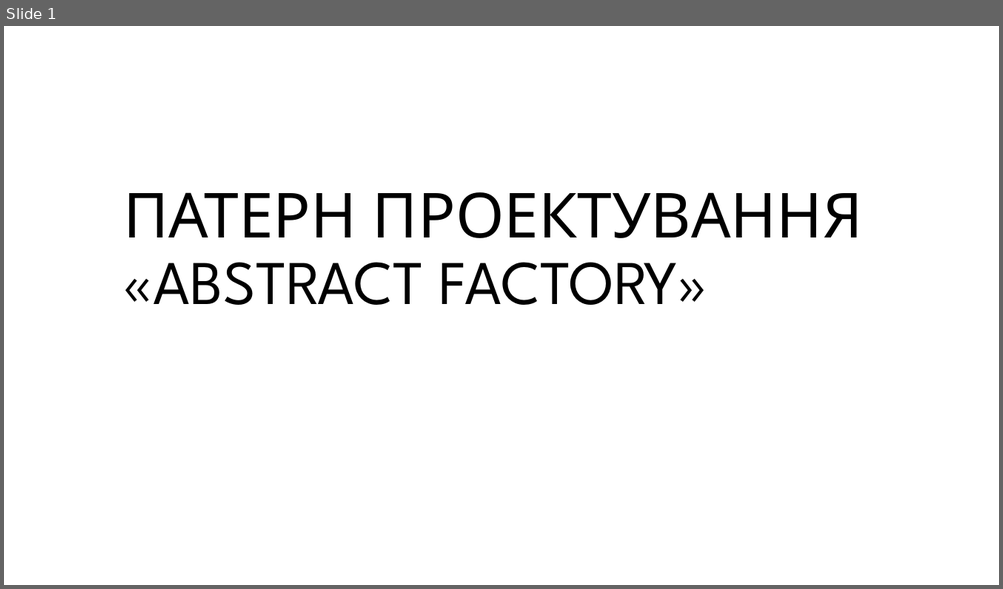
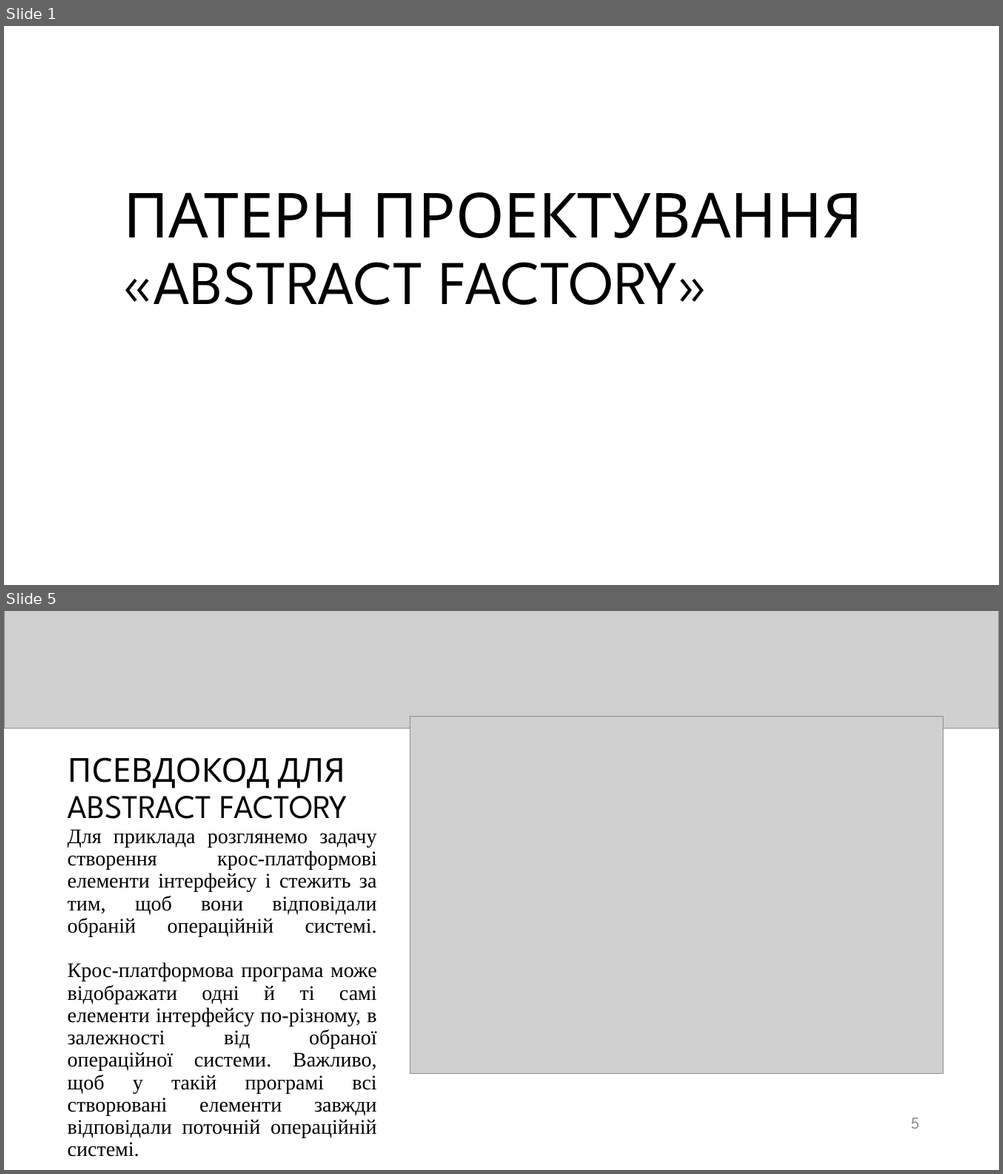
Before and after one commit to erdoganishe/6Semestr, a slide deck: АПЗ/PZ/PZ1/Abstract factory.pptx. Shown one above the other, each under a label of ours: slide 1 before the commit, slides 1 and 5 after it; the slides between them are not shown. The pictures are 1003x589 and 1003x1174 pixels, drawn with LibreOffice and Linux fonts; fonts in the diff are those of the drawing; grey boxes stand for pictures; background and template pictures are left out. Boxes give left, top, right and bottom in pixels: in the first picture for what was removed or moved away, otherwise in the second. Text is boxed around its words. In the diff, an @@ line names an element or a change of style, - is before the commit and + after.

```diff
--- a/АПЗ/PZ/PZ1/Abstract factory.pptx
+++ b/АПЗ/PZ/PZ1/Abstract factory.pptx
@@ slide 5 added at bbox=[4, 611, 999, 1170], background #FFFFFF @@
@@ picture added at bbox=[4, 611, 999, 729] @@
@@ picture added at bbox=[410, 716, 943, 1073] @@
@@ title added at bbox=[68, 758, 347, 819], 32 pt, text #000000 @@
+ПСЕВДОКОД ДЛЯ ABSTRACT FACTORY
@@ text added at bbox=[68, 829, 377, 1139], 20 pt, text #000000 @@
+Для приклада розглянемо задачу створення крос-платформові елементи інтерфейсу і стежить за тим, щоб вони відповідали обраній операційній системі.
+Крос-платформова програма може відображати одні й ті самі елементи інтерфейсу по-різному, в залежності від обраної операційної системи. Важливо, щоб у такій програмі всі створювані елементи завжди відповідали поточній операційній системі.
@@ page number added at bbox=[910, 1118, 919, 1129], 16 pt, text #8C8C8C @@
+5
```
Also in this commit, not shown: 1 slide changed, 5 other slides added, 1 slide removed, 2 other files.
